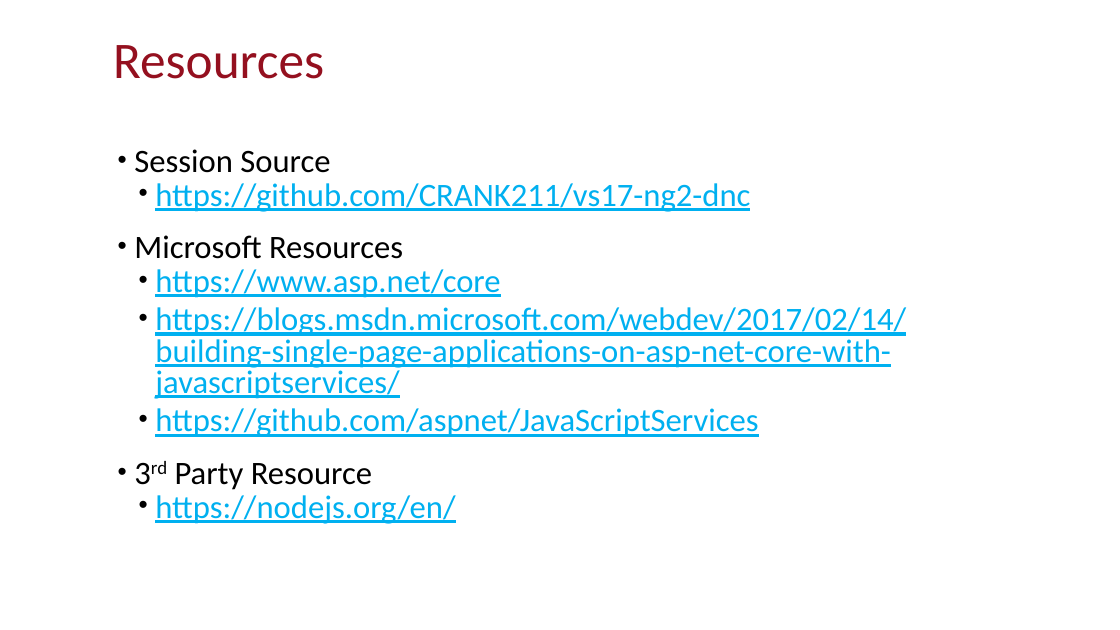
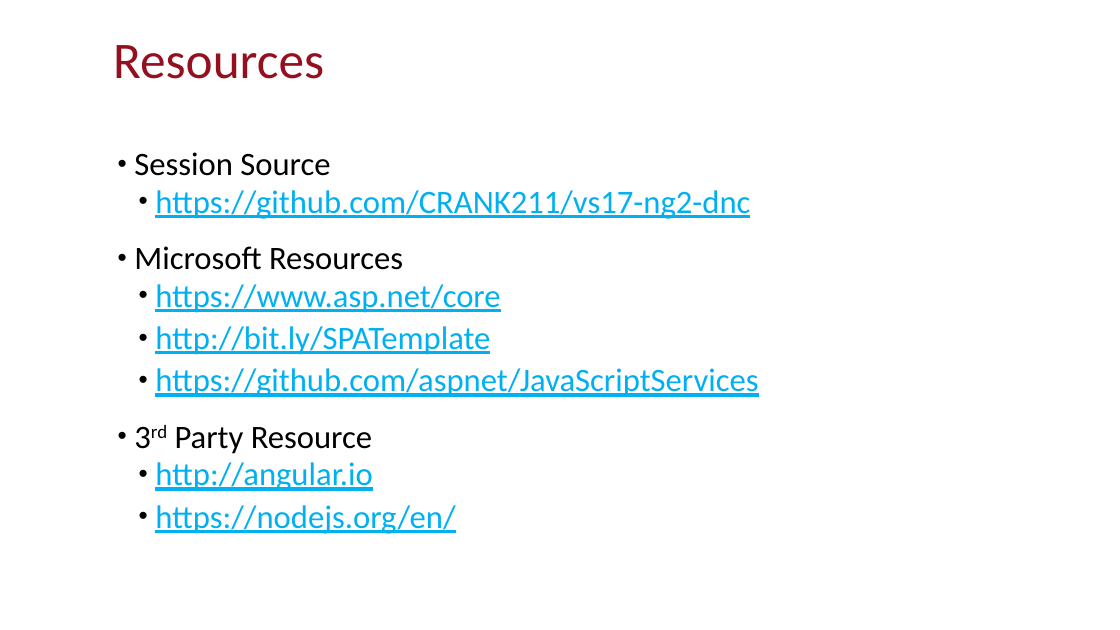
Before and after one commit to CRANK211/vs17-ng2-dnc, a slide deck: slide 54 of Using VS 2017 to build Angular 2.x web apps V2.pptx. Drawn at 1120x630 pixels with LibreOffice and Linux fonts; fonts in the diff are those of the drawing. Boxes give left, top, right and bottom in pixels: in the first picture for what was removed or moved away, otherwise in the second. Text is boxed around its words. In the diff, an @@ line names an element or a change of style, - is before the commit and + after.

```diff
--- a/Using VS 2017 to build Angular 2.x web apps V2.pptx
+++ b/Using VS 2017 to build Angular 2.x web apps V2.pptx
@@ text at <box>134,152,758,534</box>: line spacing 0.8 to 0.9 @@
@@ text at <box>155,326,490,355</box>: text changed @@
-  • https://blogs.msdn.microsoft.com/webdev/2017/02/14/building-single-page-applications-on-asp-net-core-with-javascriptservices/
+  • http://bit.ly/SPATemplate
@@ text at <box>155,462,372,491</box>: paragraph added @@
+  • http://angular.io
```
Also in this commit, not shown: 33 other slides changed, 3 slides added, 3 slides removed, 20 other files.
